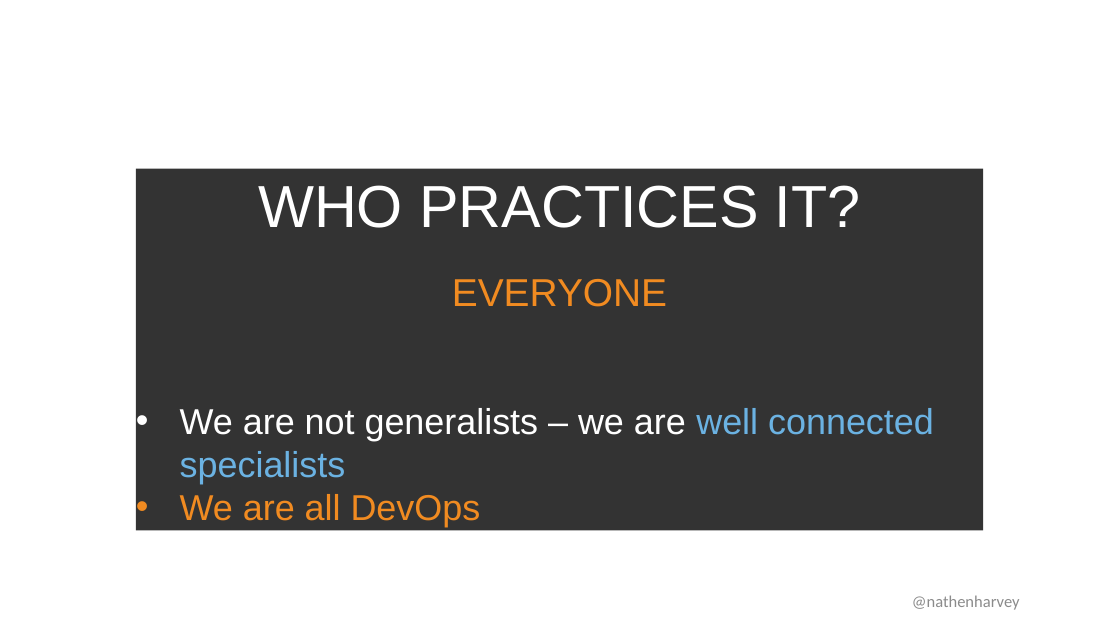
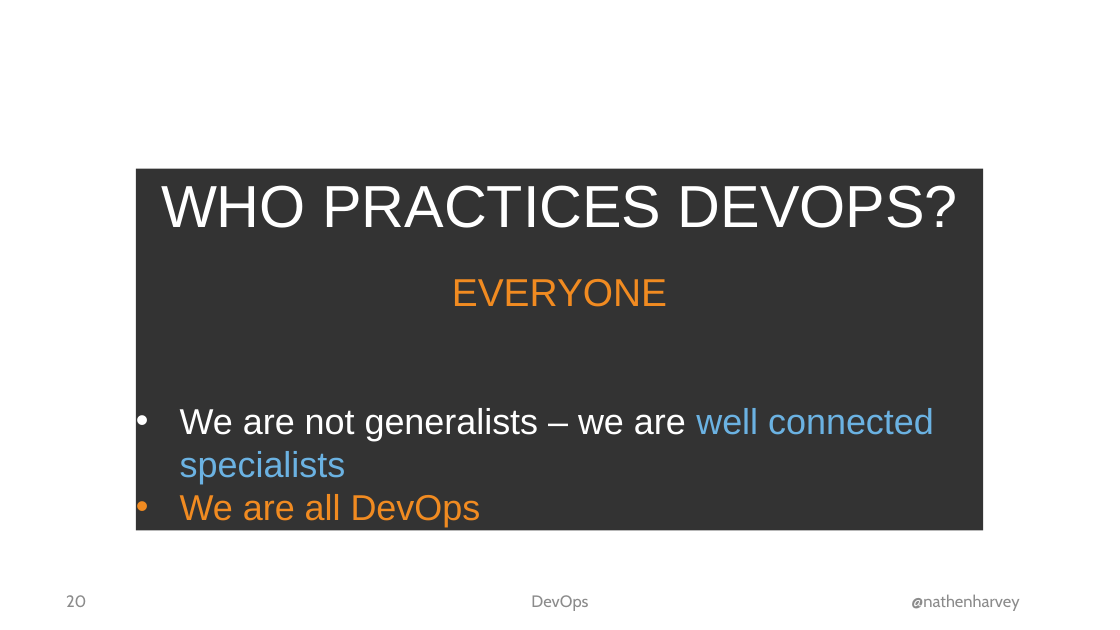
Before and after one commit to nathenharvey/devopsdays-austin-2016-presentations, a slide deck: slide 20 of Rugged Enterprise DevSecNetQAGovOps - Nathen Harvey - Ignite.pptx. Drawn at 1120x630 pixels with LibreOffice and Linux fonts; fonts in the diff are those of the drawing; background and template pictures are left out. Boxes give left, top, right and bottom in pixels: in the first picture for what was removed or moved away, otherwise in the second. Text is boxed around its words. In the diff, an @@ line names an element or a change of style, - is before the commit and + after.

```diff
--- a/Rugged Enterprise DevSecNetQAGovOps - Nathen Harvey - Ignite.pptx
+++ b/Rugged Enterprise DevSecNetQAGovOps - Nathen Harvey - Ignite.pptx
@@ text in rectangle at [161, 185, 958, 228]: text changed @@
-WHO PRACTICES IT?
+WHO PRACTICES DEVOPS?
@@ page number added at [66, 595, 86, 607], 17 pt, text #8C8C8C @@
+20
@@ text added at [531, 595, 588, 611], 17 pt, text #8C8C8C @@
+DevOps
@@ text "@nathenharvey" at [911, 594, 1019, 611]: font Calibri to Cabin @@
```
Also in this commit, not shown: 18 other slides changed.
